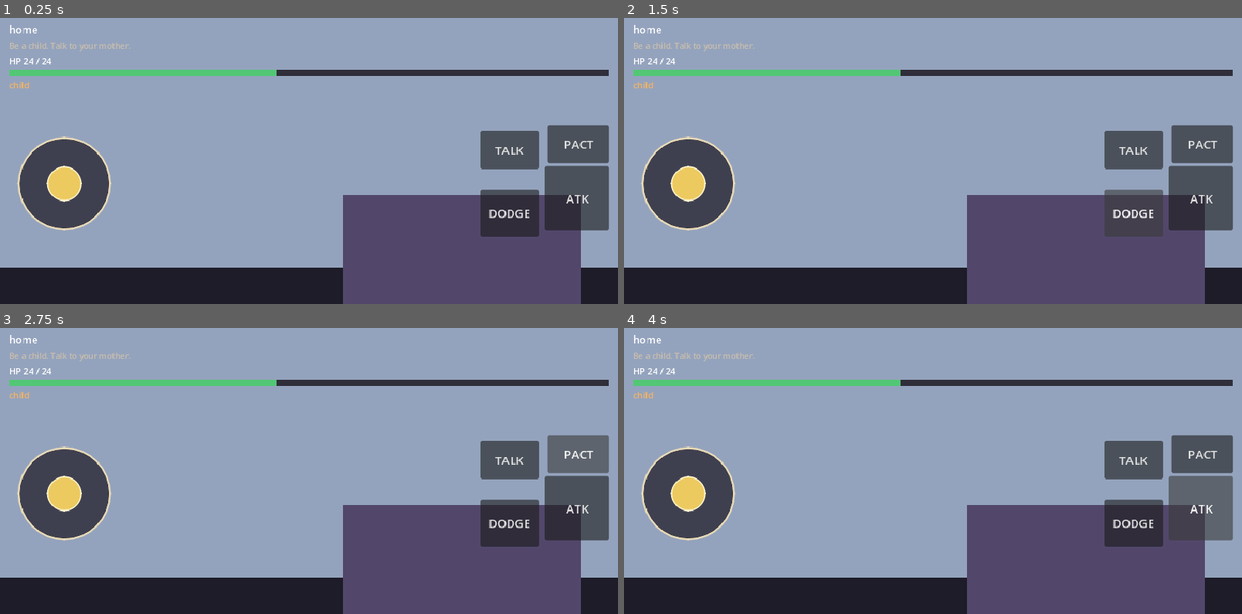
Above: before the commit, frames 1-4 (two rows, left to right).
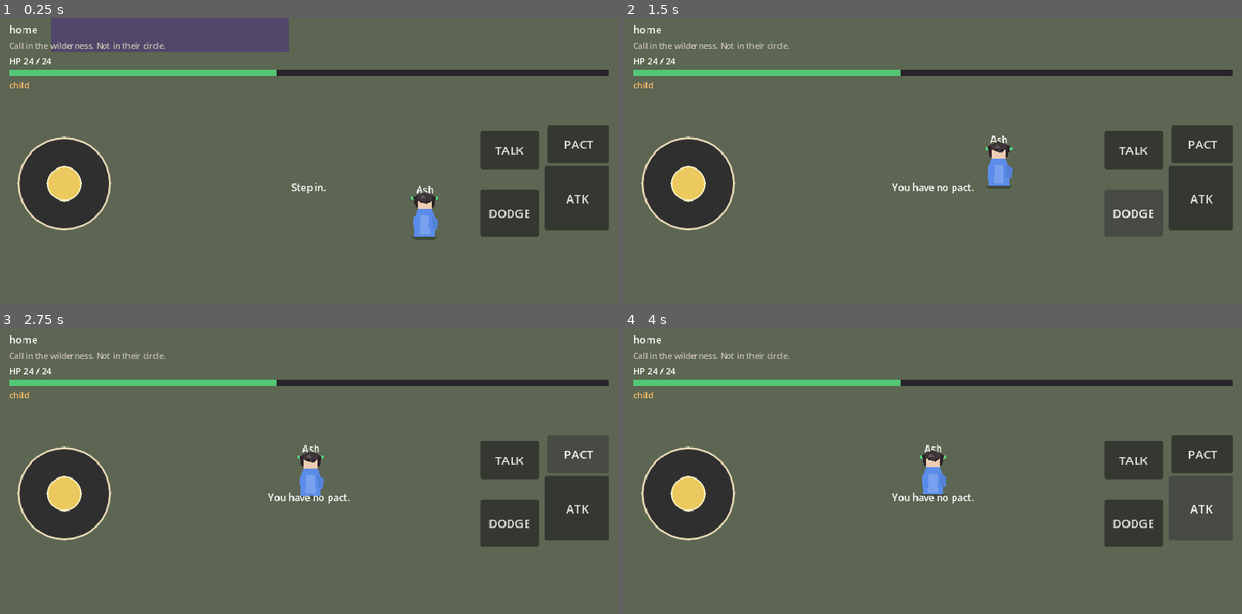
Above: after the commit, the same moments.

Repository: sk7hg824nn-ux/bloodbound-summoner
Game: Godot game, scene res://scenes/world/Academy.tscn
Same seed, same stepped clock (60 frames per second), same inputs: the game is played once before the commit and once after it. This scene is started directly instead of the project's main scene.
Inputs:
- Up to frame 1 (0.25 s): no input
- Up to frame 2 (1.5 s): click "ATK" at 0.5 s; click "DODGE" at 1.25 s
- Up to frame 3 (2.75 s): click "PACT" at 2 s
- Up to frame 4 (4 s): click "TALK" at 2.75 s; click "ATK" at 3.5 s

The runs differ from the first frame. In frame 1, 95% of the frame differs, in the area x 0-100%, y 0-100%; in frame 2, 95%; in frame 3, 95%; in frame 4, 95%.
Error before the commit: Parse Error: Static function "circle_open()" not found in base "FirstSummon". (res://scripts/world/academy_hub.gd:86)

Commit message:
Woods is the first call. Circle is not the meeting.

Diff:
--- a/scripts/world/academy_hub.gd
+++ b/scripts/world/academy_hub.gd
@@ -33,16 +33,14 @@
 	EventBus.combat_ended.connect(_on_combat_ended)
 	if PactSystem.is_pacted("kitsune"):
 		_spawn_akari()
-	EventBus.toast.emit("Illustrious Academy. The circle first.")
+	EventBus.toast.emit("The woods are west. That is where you call.")
 	_objective()
 
 func _objective() -> void:
 	if PactSystem.is_pacted("kitsune"):
 		Campaign.set_objective("She answered in the trees. The ring is east when you mean it.")
-	elif GameState.has_flag("exam_failed"):
-		Campaign.set_objective("Get out of their sight. The woods are west.")
-	else:
-		Campaign.set_objective("Step into the examination circle.")
+	else:
+		Campaign.set_objective("Call in the wilderness. Not in their circle.")
 
 func _spots() -> void:
 	_make_spot("circle", "Examination Circle", "Step in.", Vector2(480, 420))
@@ -80,17 +78,12 @@
 		return
 	match _near[_near.size() - 1].interact_id:
 		"circle":
-			if GameState.has_flag("exam_failed"):
-				EventBus.toast.emit("They already wrote insufficient.")
-			else:
-				_say(FirstSummon.circle_open(GameState.player_name))
+			EventBus.toast.emit("That slate is not where you call. The woods are.")
 		"woods":
 			if PactSystem.is_pacted("kitsune"):
 				_say({"speaker": "Akari", "lines": ["\"You already almost died. The sand is that way if you insist on repeating it.\""], "choices": []})
-			elif GameState.has_flag("exam_failed"):
-				_say(FirstSummon.woods_alone())
 			else:
-				EventBus.toast.emit("The proctor is still waiting on the circle.")
+				_say(FirstSummon.woods_call(GameState.player_name))
 		"ring":
 			if not PactSystem.is_pacted("kitsune"):
 				EventBus.toast.emit("You have no pact.")
@@ -102,12 +95,8 @@
 
 func _on_choice(choice_id: String) -> void:
 	match choice_id:
-		"ex_try":
-			GameState.set_flag("exam_failed")
-			_say(FirstSummon.circle_fail())
-			_objective()
-		"ex_leave":
-			EventBus.toast.emit("Do not train harder. Leave.")
+		"wd_call":
+			_say(FirstSummon.woods_fail())
 		"wd_stay":
 			_begin_ambush()
 		"sm_done":
